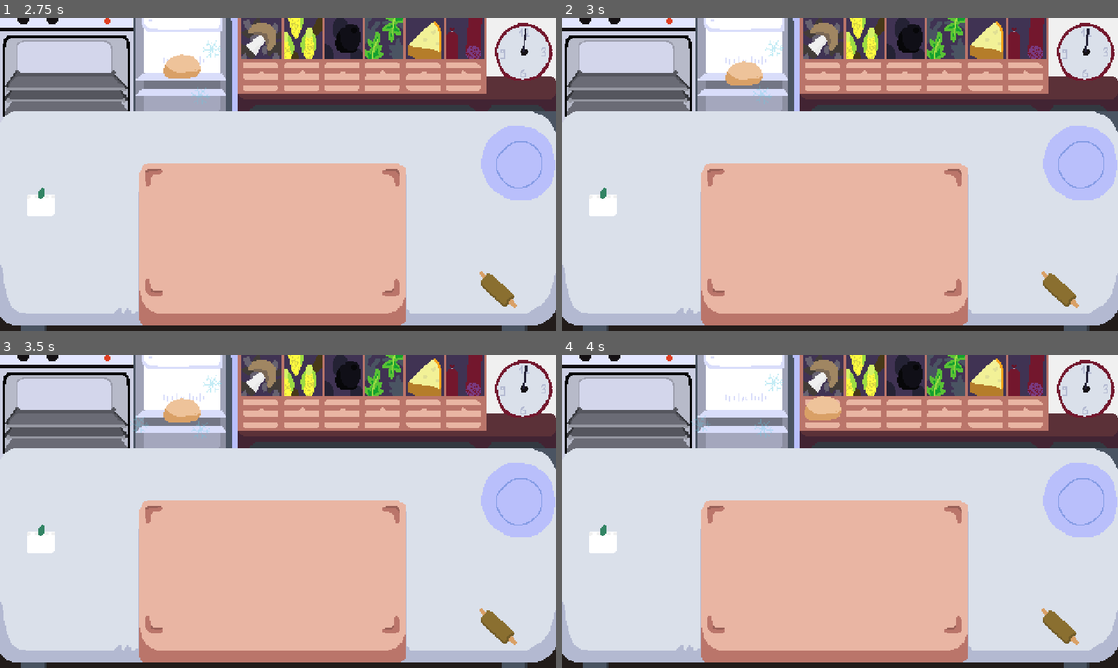
Above: before the commit, frames 1-4 (two rows, left to right).
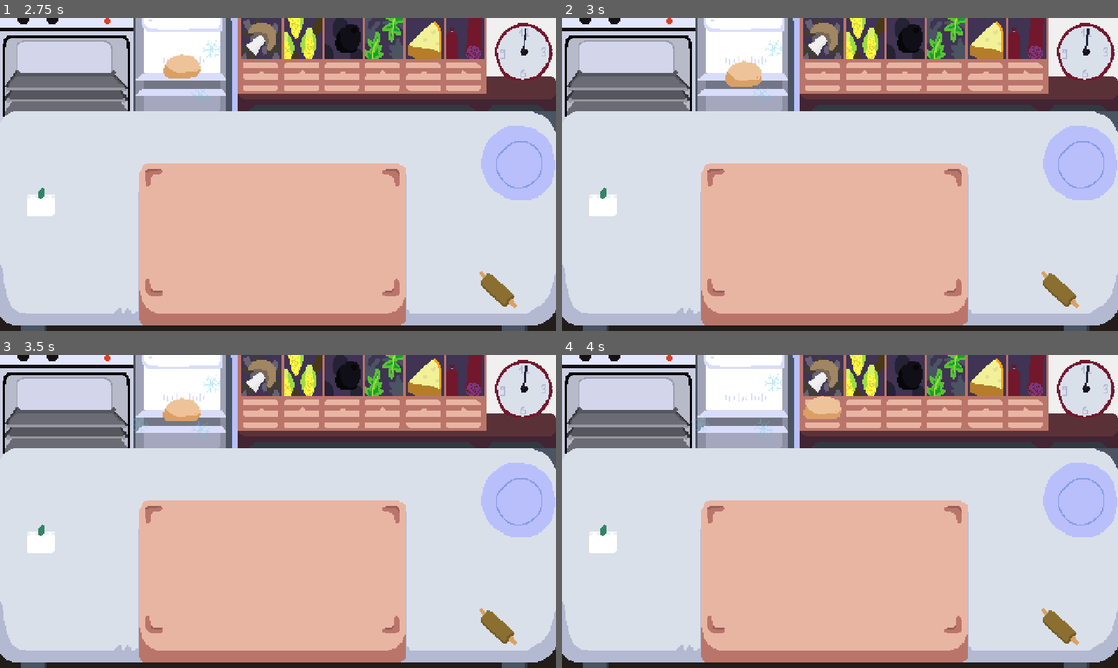
Above: after the commit, the same moments.

Repository: martindzejky/pizza-game
Game: Godot game, scene res://scenes/start.tscn
Same seed, same stepped clock (60 frames per second), same inputs: the game is played once before the commit and once after it.
Inputs (mouse positions are in pixels of both pictures, inside the frame that each line leads up to):
- Up to frame 1 (2.75 s): click "Start" at 0.5 s; move the mouse to (66, 64) at 1.27 s; click (66, 64) at 1.42 s; tap Enter at 2 s; move the mouse to (183, 64) at 2.02 s; click (183, 64) at 2.17 s
- Up to frame 2 (3 s): tap Space at 2.75 s; move the mouse to (745, 68) at 2.77 s; click (745, 68) at 2.92 s
- Up to frame 3 (3.5 s): no input
- Up to frame 4 (4 s): tap Enter at 3.5 s; move the mouse to (823, 401) at 3.52 s; click (823, 401) at 3.67 s

Frame 1 is identical in both runs. In frame 2, less than 0.1% of the frame differs, in the area x 29-37%, y 17-22%; in frame 3, less than 0.1%; in frame 4, less than 0.1%.

Commit message:
wiggle effects

Diff:
--- /dev/null
+++ b/autoload/effects.gd
@@ -0,0 +1,14 @@
+extends Node
+
+# Handles special effects for the game.
+
+func wiggle(node: Node) -> void:
+    if not node.is_inside_tree(): return
+
+    var tween = node.create_tween()
+    if not tween: return
+
+    tween.tween_property(node, "scale", Vector2(0.95, 1.08), 0.1).from_current()
+    tween.tween_property(node, "scale", Vector2(1.08, 0.95), 0.1).from_current()
+    tween.tween_property(node, "scale", Vector2(0.98, 1.04), 0.06).from_current()
+    tween.tween_property(node, "scale", Vector2(1.04, 0.98), 0.06).from_current()
--- a/autoload/hand.gd
+++ b/autoload/hand.gd
@@ -25,6 +25,9 @@
 
     Input.set_mouse_mode(Input.MOUSE_MODE_HIDDEN)
 
+    if not node.is_in_group("tool"):
+        Effects.wiggle(node)
+
 func drop() -> Pickable:
     carrying.isPicked = false
     if carrying.has_signal("dropped") and carrying.is_inside_tree():
@@ -46,6 +49,9 @@
     carrying = null
 
     Input.set_mouse_mode(Input.MOUSE_MODE_VISIBLE)
+
+    if not wasCarrying.is_in_group("tool"):
+        Effects.wiggle(wasCarrying)
 
     return wasCarrying
 
--- a/project.godot
+++ b/project.godot
@@ -38,6 +38,7 @@
 Randomizer="*res://autoload/randomizer.gd"
 Hand="*res://autoload/hand.gd"
 Pizzas="*res://autoload/pizzas.gd"
+Effects="*res://autoload/effects.gd"
 
 [display]
 
--- a/scenes/end.tscn
+++ b/scenes/end.tscn
@@ -15,6 +15,7 @@
 grow_vertical = 2
 
 [node name="margin" type="MarginContainer" parent="ui"]
+layout_mode = 1
 anchors_preset = 15
 anchor_right = 1.0
 anchor_bottom = 1.0
@@ -22,12 +23,14 @@
 grow_vertical = 2
 
 [node name="items" type="VBoxContainer" parent="ui/margin"]
+layout_mode = 2
 offset_left = 10.0
 offset_top = 10.0
 offset_right = 470.0
 offset_bottom = 260.0
 
 [node name="title" type="Label" parent="ui/margin/items"]
+layout_mode = 2
 offset_right = 460.0
 offset_bottom = 25.0
 grow_horizontal = 2
@@ -37,20 +40,25 @@
 vertical_alignment = 1
 
 [node name="scroll" type="ScrollContainer" parent="ui/margin/items"]
+layout_mode = 2
 offset_top = 35.0
 offset_right = 460.0
 offset_bottom = 210.0
 size_flags_vertical = 3
 
 [node name="pizza-gallery" parent="ui/margin/items/scroll" instance=ExtResource("1_auhlt")]
+layout_mode = 2
 anchors_preset = 0
 anchor_right = 0.0
 anchor_bottom = 0.0
 offset_right = 460.0
 offset_bottom = 175.0
+grow_horizontal = 1
+grow_vertical = 1
 size_flags_horizontal = 3
 
 [node name="btns" type="HBoxContainer" parent="ui/margin/items"]
+layout_mode = 2
 offset_top = 220.0
 offset_right = 460.0
 offset_bottom = 250.0
@@ -59,6 +67,7 @@
 alignment = 1
 
 [node name="restart" type="Button" parent="ui/margin/items/btns"]
+layout_mode = 2
 offset_right = 394.0
 offset_bottom = 30.0
 grow_horizontal = 2
@@ -68,6 +77,7 @@
 script = ExtResource("1_iqrhl")
 
 [node name="exit" type="Button" parent="ui/margin/items/btns"]
+layout_mode = 2
 offset_left = 404.0
 offset_right = 460.0
 offset_bottom = 30.0
